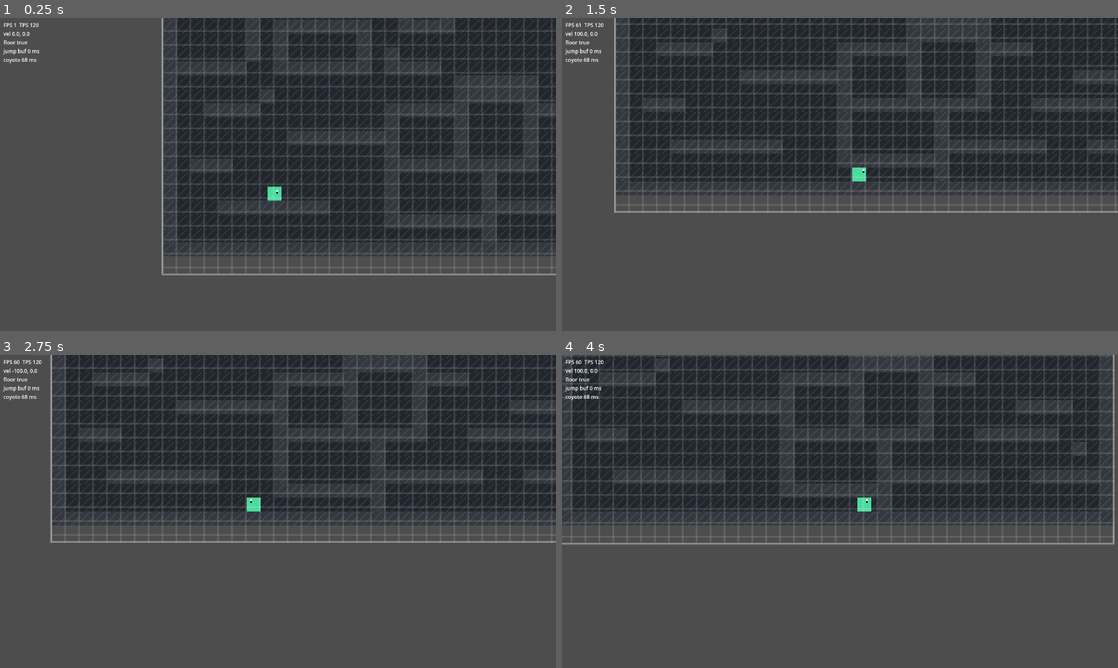
Above: before the commit, frames 1-4 (two rows, left to right).
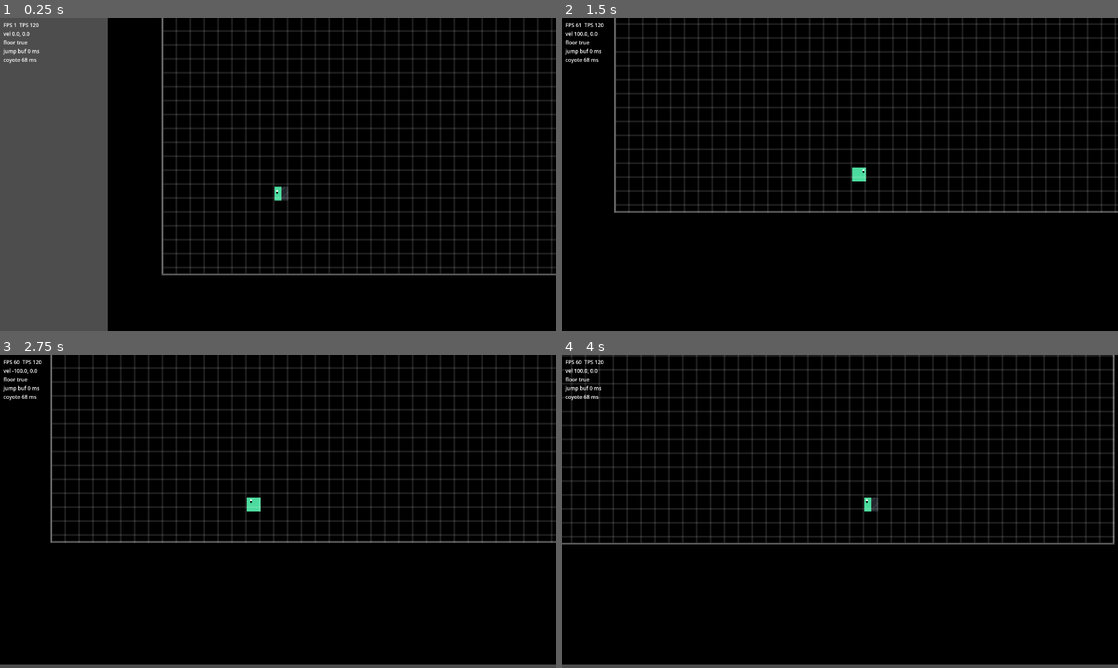
Above: after the commit, the same moments.

Repository: xixinsama/wellwell
Game: Godot game, scene res://scenes/main.tscn
Two runs of this game, one before a commit and one after it. Both use one fixed random seed, a clock stepped at 60 frames per second and the inputs below.
Inputs:
- Up to frame 1 (0.25 s): no input
- Up to frame 2 (1.5 s): tap Enter at 0.5 s; hold D (move_right) from 0.53 s (still down); tap Space (jump) at 0.77 s
- Up to frame 3 (2.75 s): tap Space (jump) at 1.52 s; release D (move_right) at 2.03 s; hold A (move_left) from 2.03 s (still down)
- Up to frame 4 (4 s): release A (move_left) at 2.78 s; hold D (move_right) from 2.78 s (still down); tap Space (jump) at 3.02, 3.77 s

The runs differ from the first frame. In frame 1, 81% of the frame differs, in the area x 19-100%, y 0-100%; in frame 2, 100%, in the area x 0-100%, y 0-100%; in frame 3, 99%; in frame 4, 99%.

Commit message:
fix: restore fog node in game scene

Diff:
--- a/scenes/game.tscn
+++ b/scenes/game.tscn
@@ -6,6 +6,7 @@
 [ext_resource type="Script" uid="uid://cfv5j6giqea6p" path="res://scripts/camera/pixel_camera_2d.gd" id="6_ir15t"]
 [ext_resource type="PackedScene" uid="uid://dpkyymy3fnwb4" path="res://scenes/tools/grid_overlay.tscn" id="8_rysoc"]
 [ext_resource type="Script" uid="uid://brtjvl38ja2db" path="res://scripts/tools/tuning_hotkeys.gd" id="10_264po"]
+[ext_resource type="Script" uid="uid://jvu53oscg1ib" path="res://scripts/world/fog_of_war.gd" id="11_gq3dk"]
 
 [node name="WorldRoot" type="Node2D" unique_id=1985860013]
 texture_filter = 1
@@ -51,6 +52,12 @@
 
 [node name="GridOverlay" parent="." unique_id=778597302 instance=ExtResource("8_rysoc")]
 
+[node name="FogOfWar" type="Node2D" parent="."]
+z_index = 10
+script = ExtResource("11_gq3dk")
+player_path = NodePath("../Player")
+solid_tiles_path = NodePath("../Level/SolidTiles")
+
 [node name="TuningHotkeys" type="Node" parent="." unique_id=1460866442]
 script = ExtResource("10_264po")
 player_path = NodePath("../Player")
